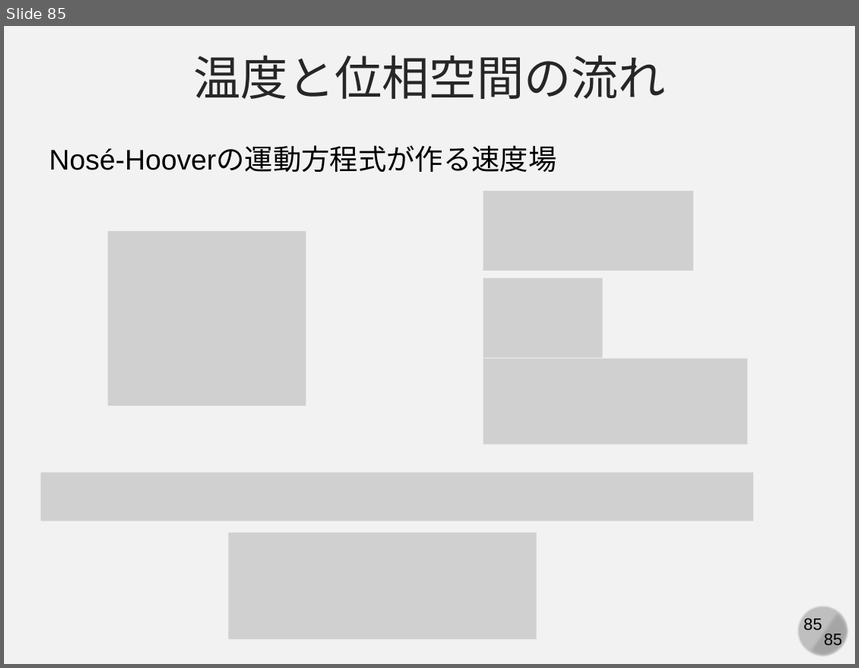
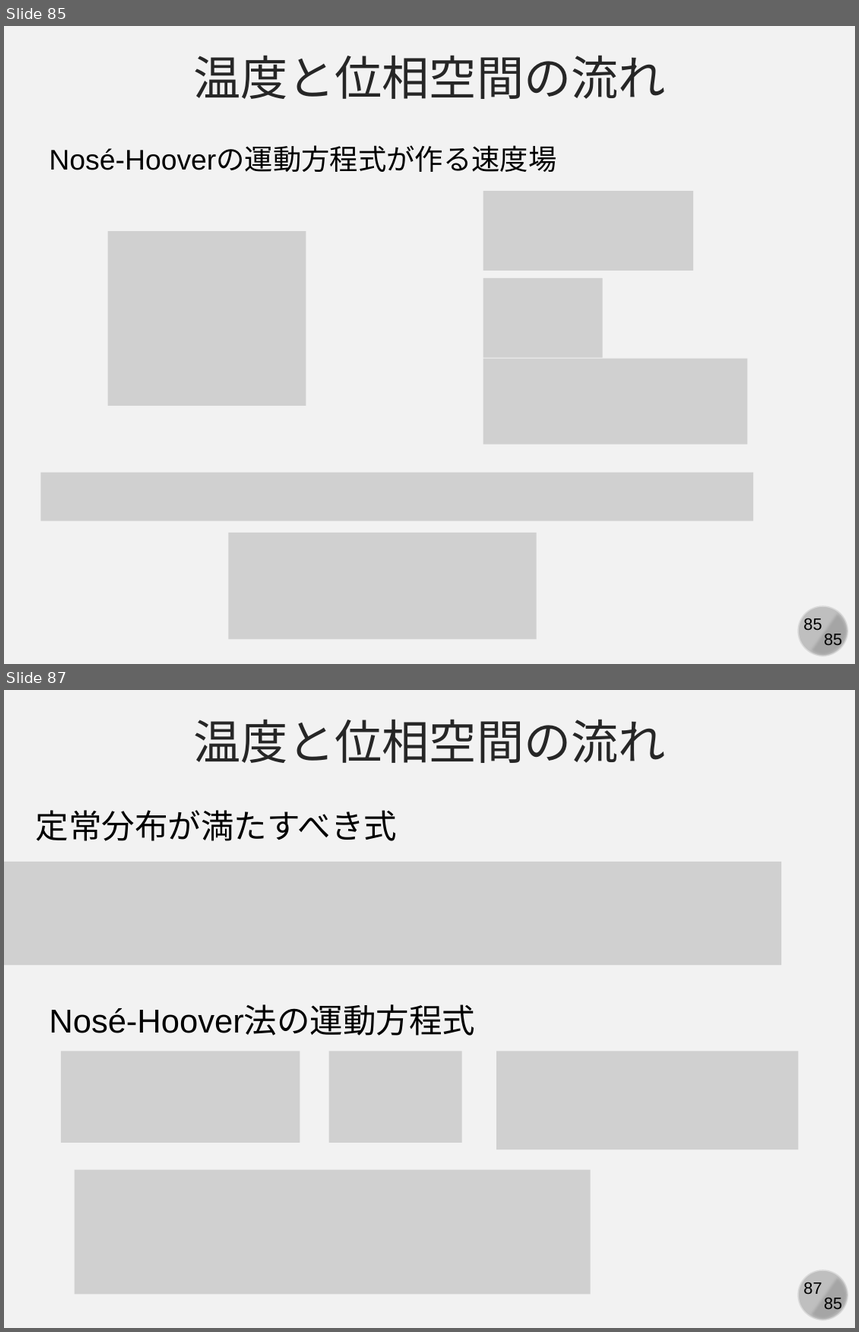
Before and after one commit to kaityo256/simulation_engineering, a slide deck: 06_md_observable/simulation06.pptx. Shown one above the other, each under a label of ours: slide 85 before the commit, slides 85 and 87 after it; the slides between them are not shown. The pictures are 859x668 and 859x1332 pixels, drawn with LibreOffice and Linux fonts; fonts in the diff are those of the drawing; grey boxes stand for pictures. Boxes give left, top, right and bottom in pixels: in the first picture for what was removed or moved away, otherwise in the second. Text is boxed around its words. In the diff, an @@ line names an element or a change of style, - is before the commit and + after.

```diff
--- a/06_md_observable/simulation06.pptx
+++ b/06_md_observable/simulation06.pptx
@@ slide 87 added at [4,690,855,1328], background #F2F2F2; not listed: 4 template elements that a slide beside it also shows @@
@@ text added at [193,719,666,763], 40 pt, text #262626 @@
+温度と位相空間の流れ
@@ text added at [36,810,397,841], 28 pt, text #000000 @@
+定常分布が満たすべき式
@@ picture added at [4,862,781,966] @@
@@ text added at [49,1006,475,1036], 28 pt, text #000000 @@
+Nosé-Hoover法の運動方程式
@@ picture added at [61,1051,300,1143] @@
@@ picture added at [329,1051,462,1143] @@
@@ picture added at [496,1051,799,1150] @@
@@ picture added at [75,1170,591,1294] @@
```
Also in this commit, not shown: 2 slides changed, 2 other slides added.
